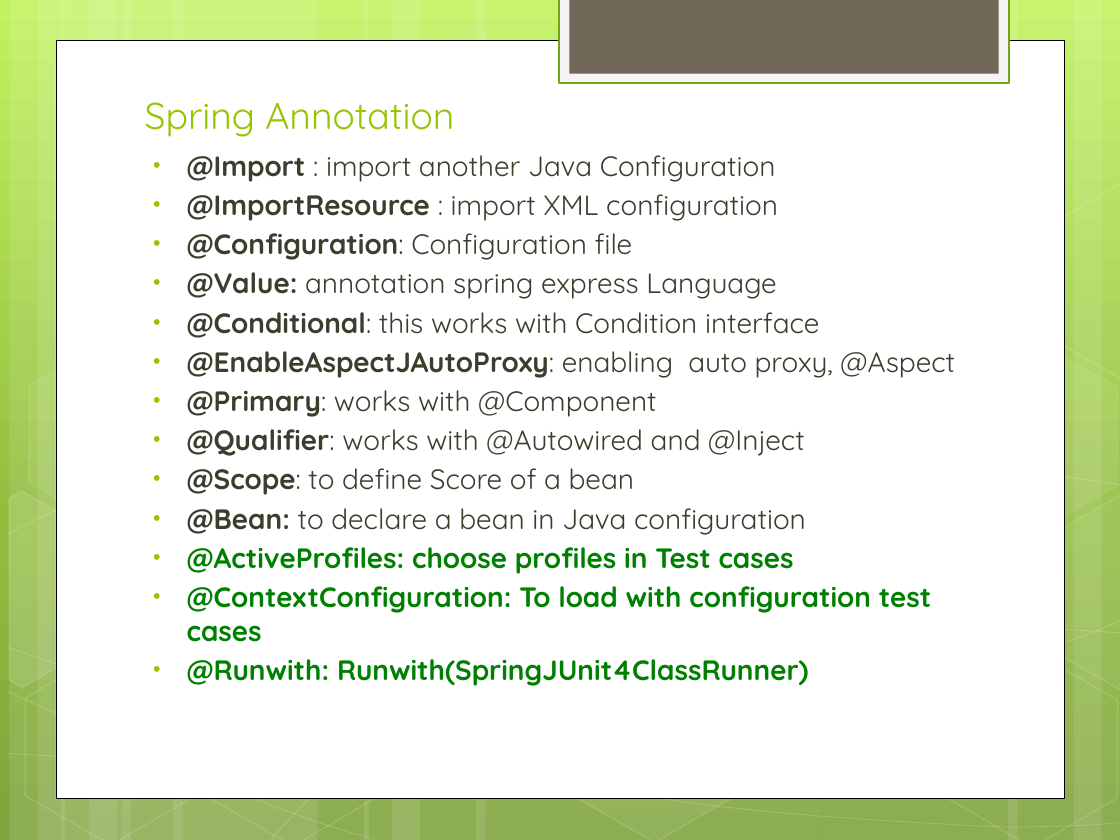
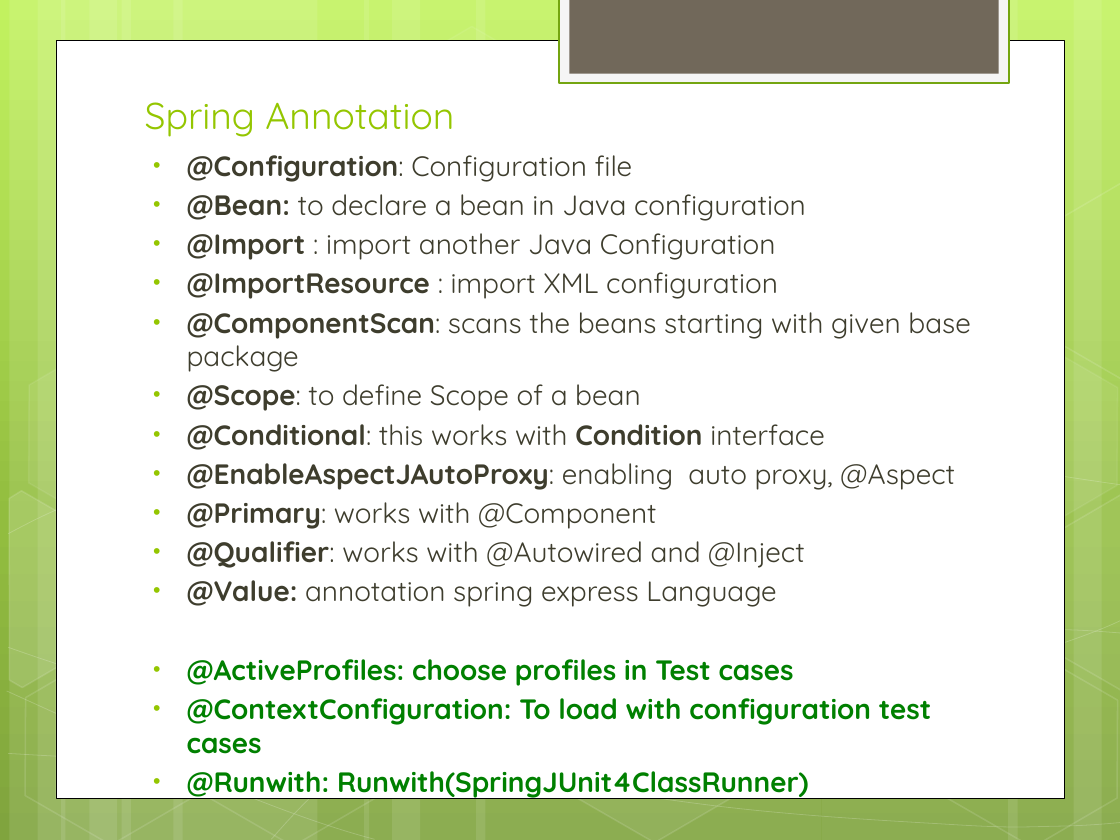
Before and after one commit to IPython-Learn/spring-java-training, a slide deck: slide 7 of SpringJavaTraining.pptx (slide 5 before the commit). Drawn at 1120x840 pixels with LibreOffice and Linux fonts; fonts in the diff are those of the drawing. Boxes give left, top, right and bottom in pixels: in the first picture for what was removed or moved away, otherwise in the second. Text is boxed around its words. In the diff, an @@ line names an element or a change of style, - is before the commit and + after.

Commit message:
spring core java based config

```diff
--- a/SpringJavaTraining.pptx
+++ b/SpringJavaTraining.pptx
@@ text at (187, 155, 806, 221): paragraphs added @@
+• @Configuration: Configuration file
+• @Bean: to declare a bean in Java configuration
@@ text at (187, 312, 970, 411): text changed @@
-• @Configuration: Configuration file
-• @Value: annotation spring express Language
+• @ComponentScan: scans the beans starting with given base package
+• @Scope: to define Scope of a bean
@@ text at (187, 424, 825, 450): bold on in "Condition" @@
@@ text at (187, 580, 776, 607): text changed @@
-• @Scope: to define Score of a bean
-• @Bean: to declare a bean in Java configuration
+• @Value: annotation spring express Language
```
Also in this commit, not shown: 4 other slides changed, 10 slides added, 3 slides removed, 38 other files.
